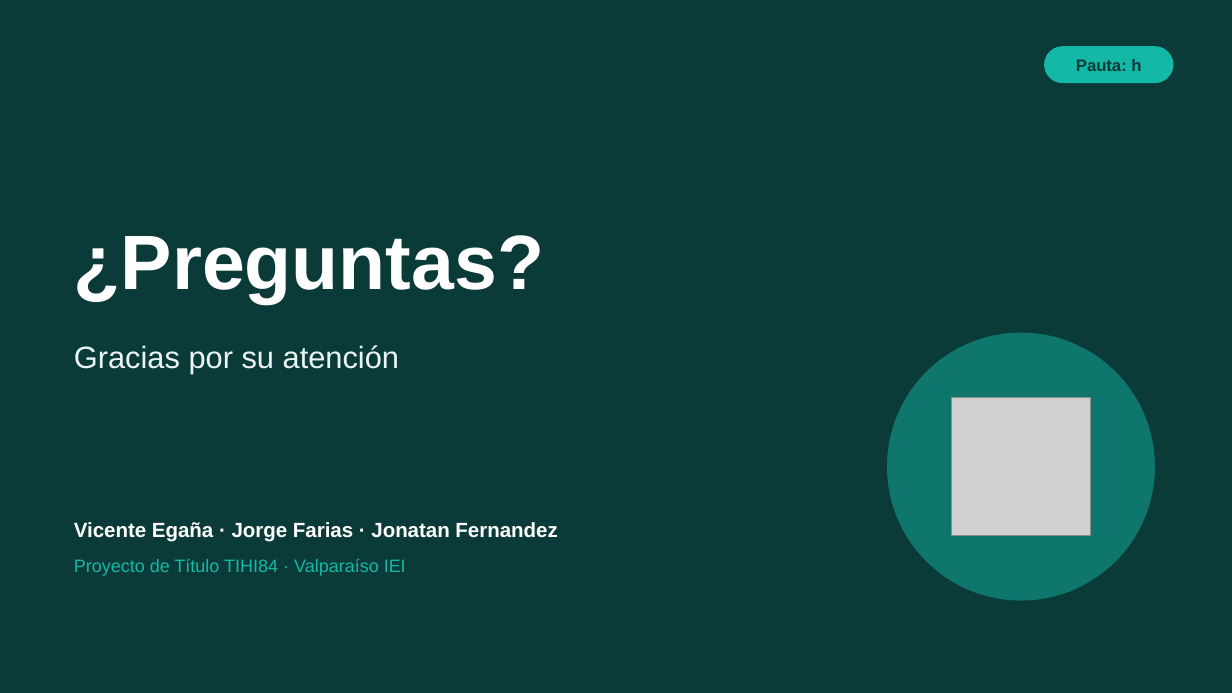
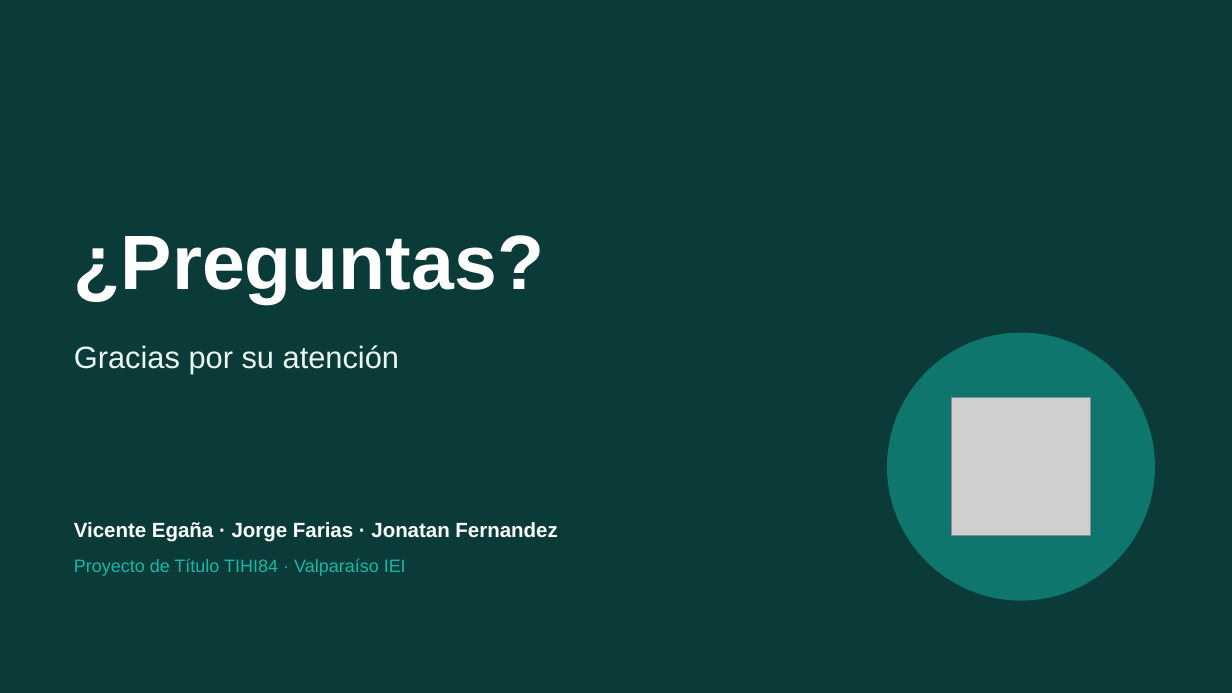
Before and after one commit to VicenteEgana/Fitgoal, a slide deck: slide 15 of docs/TIHI84_U3_Presentacion_FitGoal.pptx (slide 14 before the commit). Drawn at 1232x693 pixels with LibreOffice and Linux fonts; fonts in the diff are those of the drawing; grey boxes stand for pictures. Boxes give left, top, right and bottom in pixels: in the first picture for what was removed or moved away, otherwise in the second. Text is boxed around its words. In the diff, an @@ line names an element or a change of style, - is before the commit and + after.

```diff
--- a/docs/TIHI84_U3_Presentacion_FitGoal.pptx
+++ b/docs/TIHI84_U3_Presentacion_FitGoal.pptx
@@ rounded rectangle removed at [1044, 46, 1174, 83] @@
-Pauta: h
```
Also in this commit, not shown: 12 other slides changed, 5 slides added.
